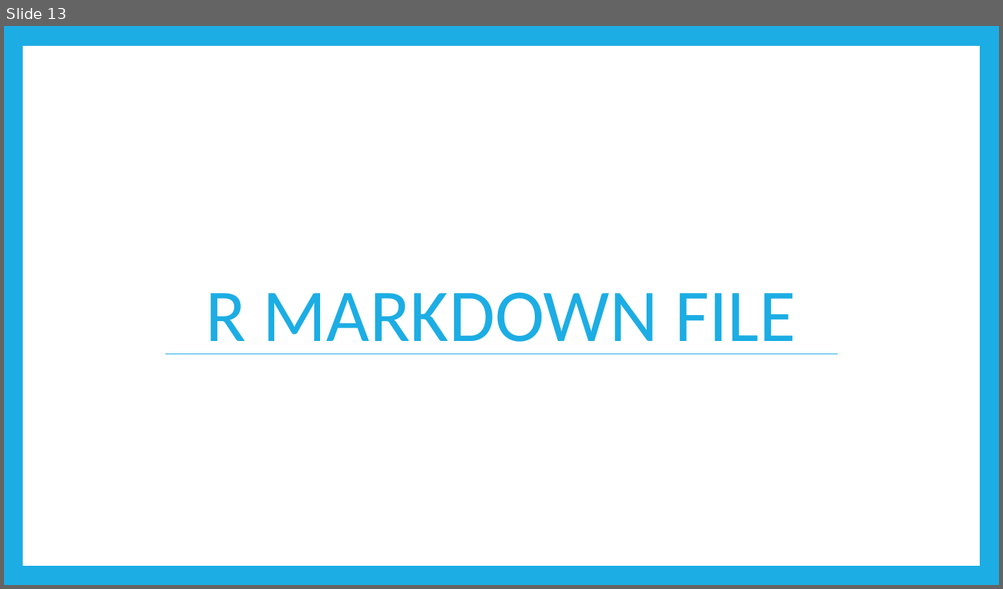
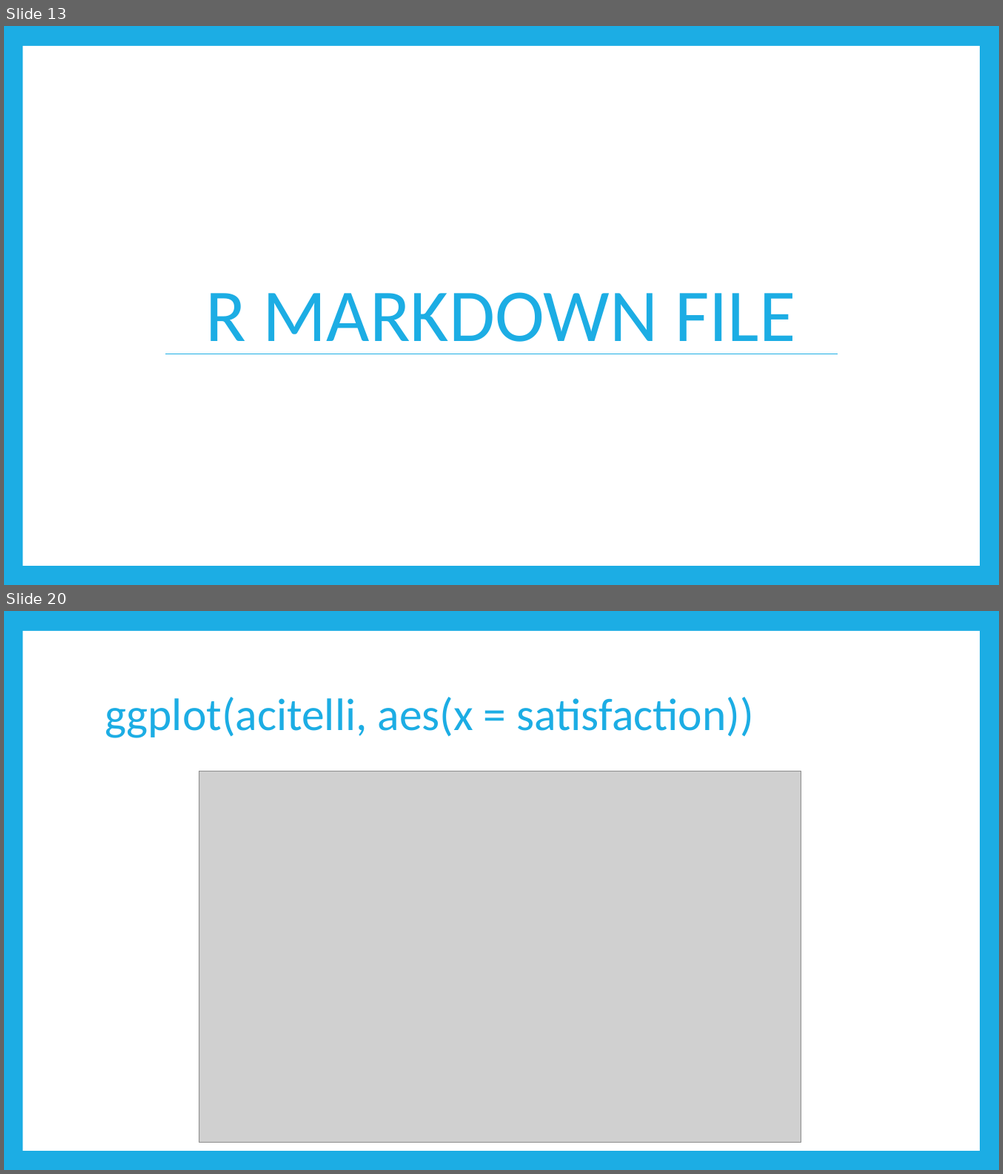
Before and after one commit to RandiLGarcia/smith-r-workshop, a slide deck: docs/Day 1 Slides.pptx. Shown one above the other, each under a label of ours: slide 13 before the commit, slides 13 and 20 after it; the slides between them are not shown. The pictures are 1003x589 and 1003x1174 pixels, drawn with LibreOffice and Linux fonts; fonts in the diff are those of the drawing; grey boxes stand for pictures. Boxes give left, top, right and bottom in pixels: in the first picture for what was removed or moved away, otherwise in the second. Text is boxed around its words. In the diff, an @@ line names an element or a change of style, - is before the commit and + after.

Commit message:
ggplot rmd and slides

```diff
--- a/docs/Day 1 Slides.pptx
+++ b/docs/Day 1 Slides.pptx
@@ slide 20 added at <box>4,611,999,1170</box>, background #1CADE4; not listed: 1 template element that a slide beside it also shows @@
@@ title added at <box>105,697,754,738</box>, 44 pt, text #1CADE4 @@
+ggplot(acitelli, aes(x = satisfaction))
@@ picture added at <box>199,772,801,1143</box> @@
```
Also in this commit, not shown: 2 slides changed, 11 other slides added, 7 other files.
